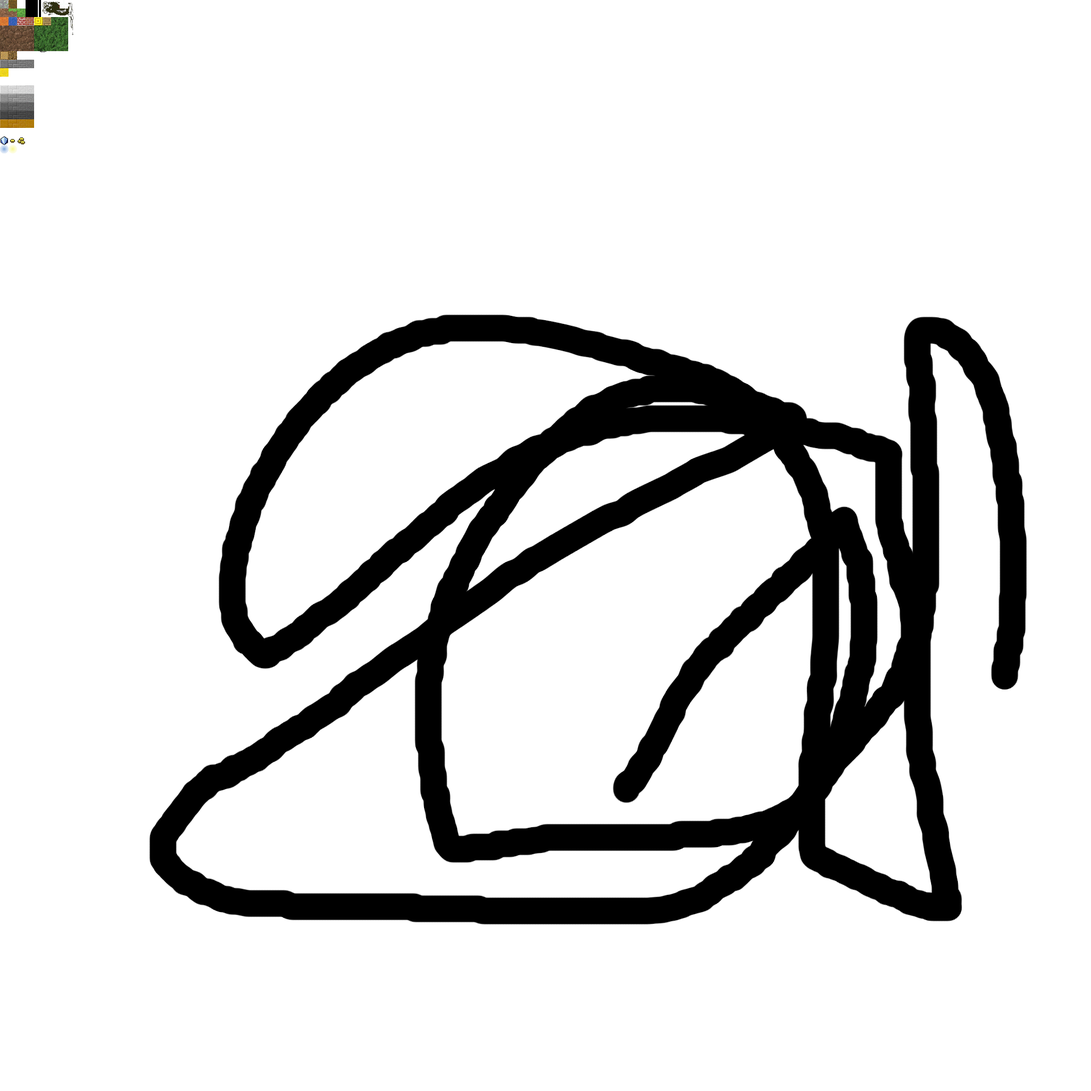
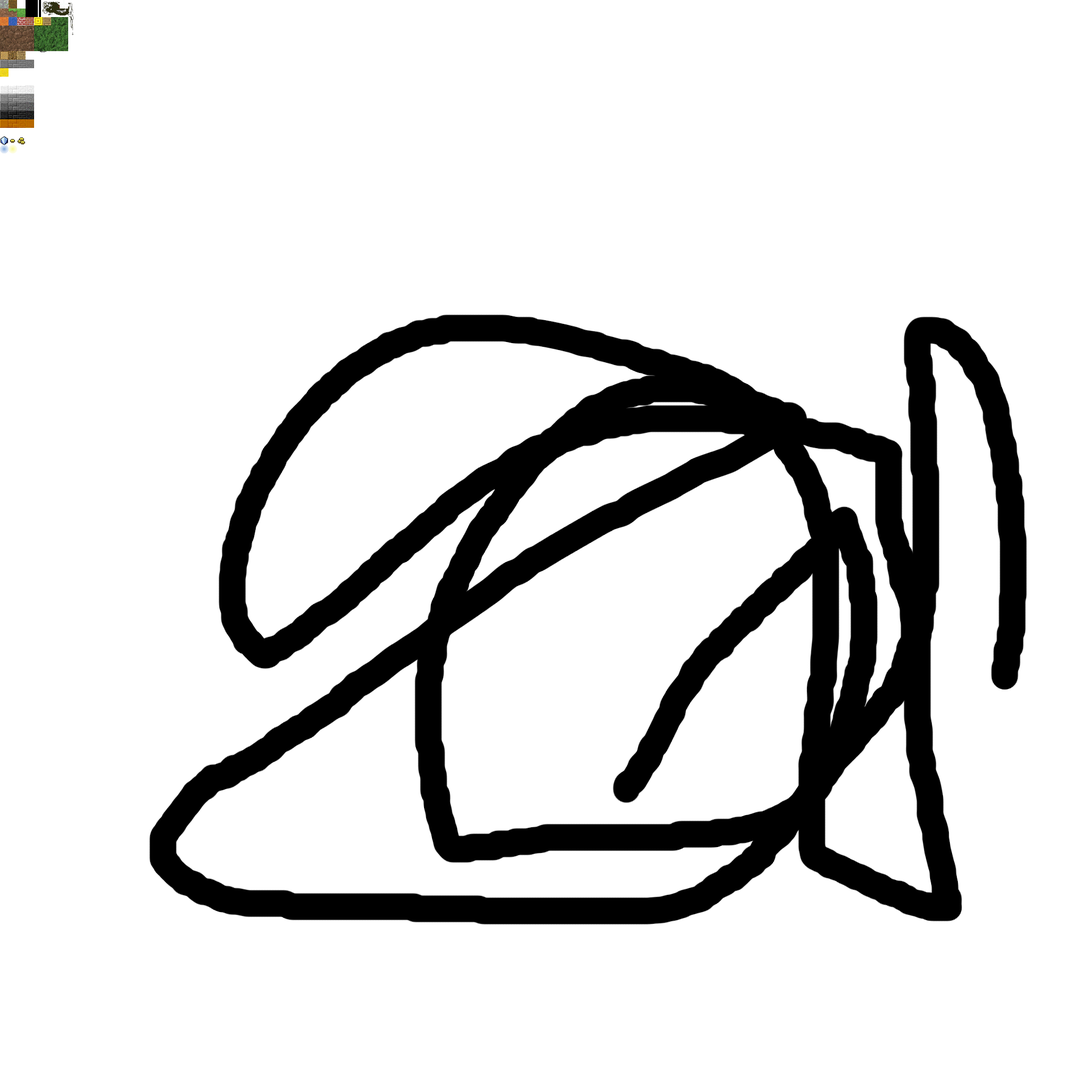
Before/after of a w=1091, h=1091 layered artwork. What changed in the layer stack:
painted on "Main" over [0, 8, 35, 128]
